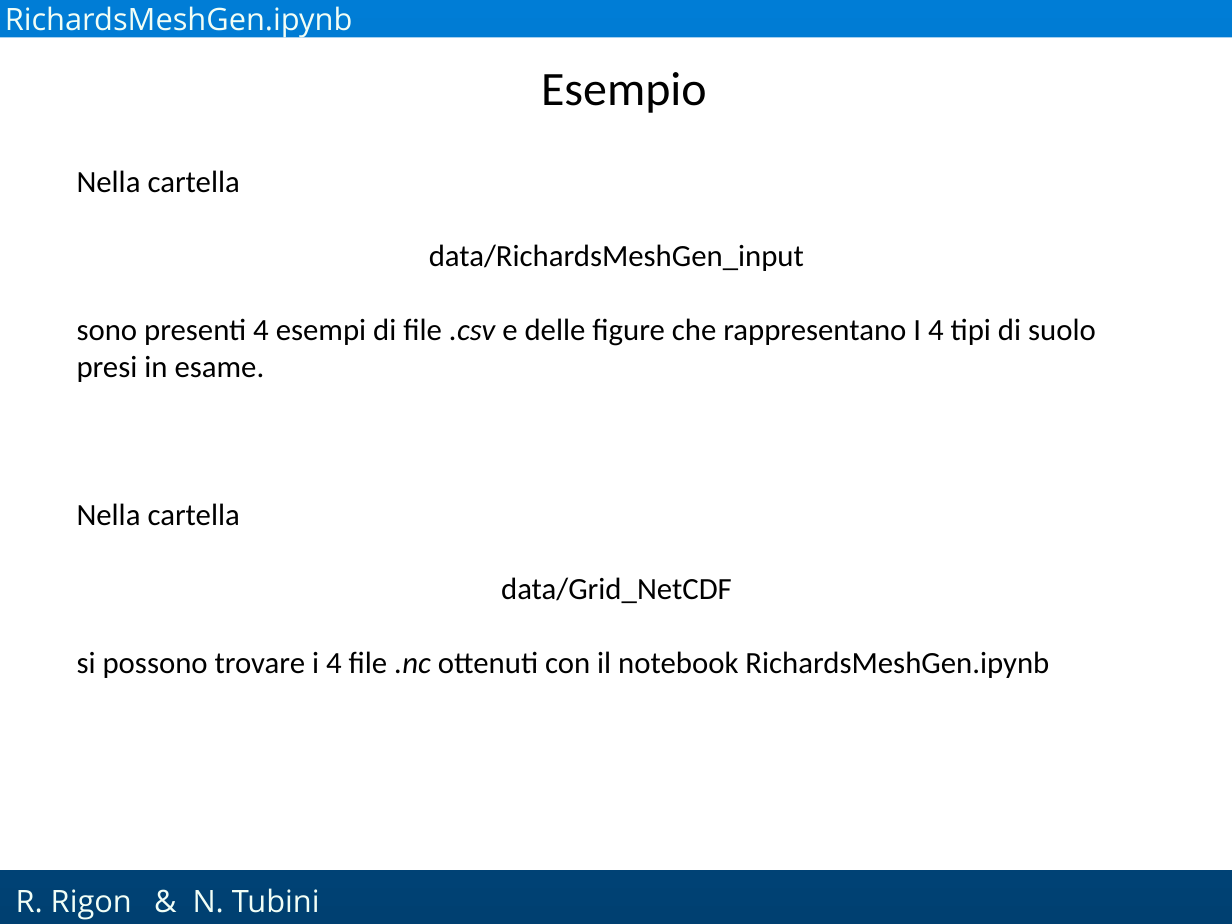
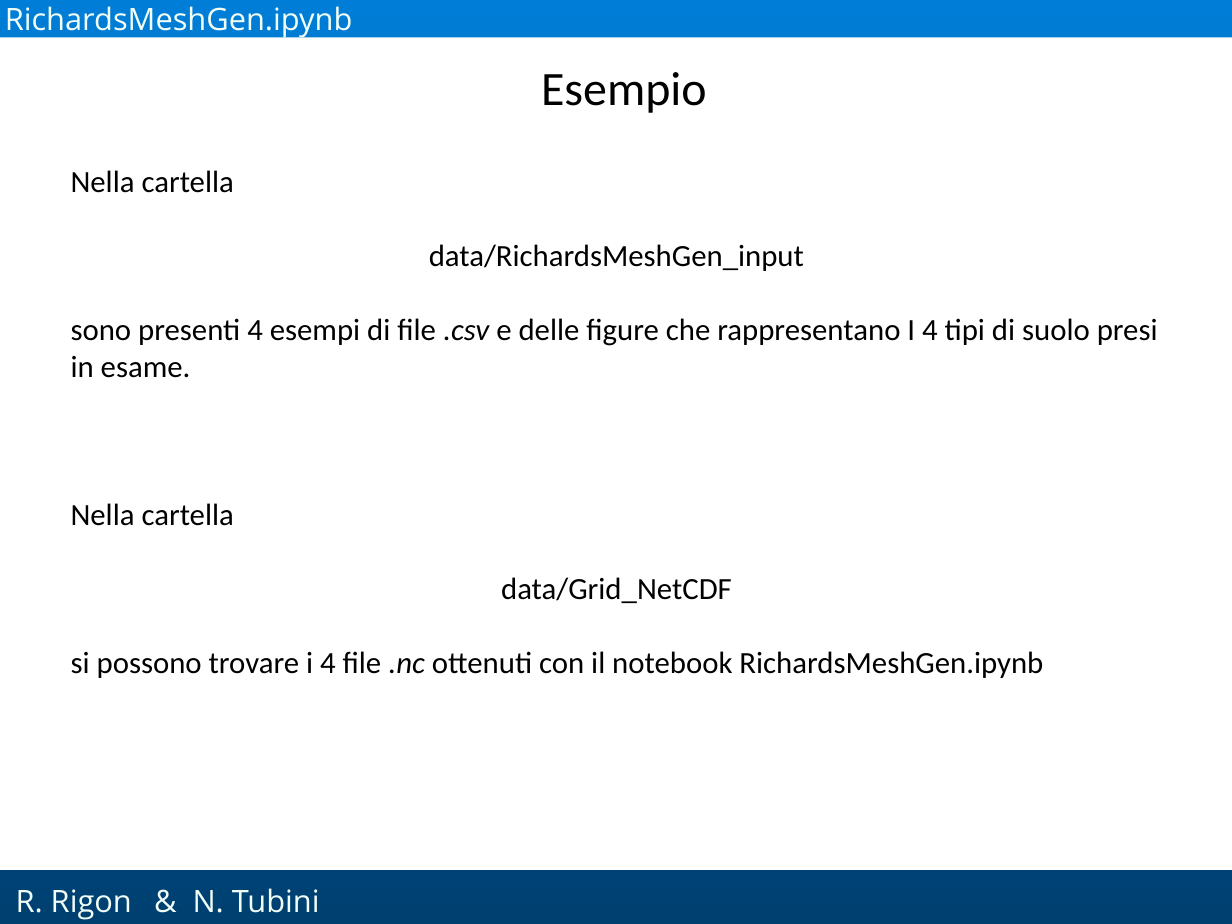
Before and after one commit to GEOframeOMSProjects/OMS_Project_Richards1D, a slide deck: slide 19 of Materials/Richards_English.pptx (slide 18 before the commit). Drawn at 1232x924 pixels with LibreOffice and Linux fonts; fonts in the diff are those of the drawing; background and template pictures are left out. Boxes give left, top, right and bottom in pixels: in the first picture for what was removed or moved away, otherwise in the second. Text is boxed around its words. In the diff, an @@ line names an element or a change of style, - is before the commit and + after.

```diff
--- a/Materials/Richards_English.pptx
+++ b/Materials/Richards_English.pptx
@@ text "Nella cartella" rewrapped from (77,170,1096,678) to (71,170,1158,678) @@
```
Also in this commit, not shown: 22 other slides changed, 4 slides added, 3 slides removed.
